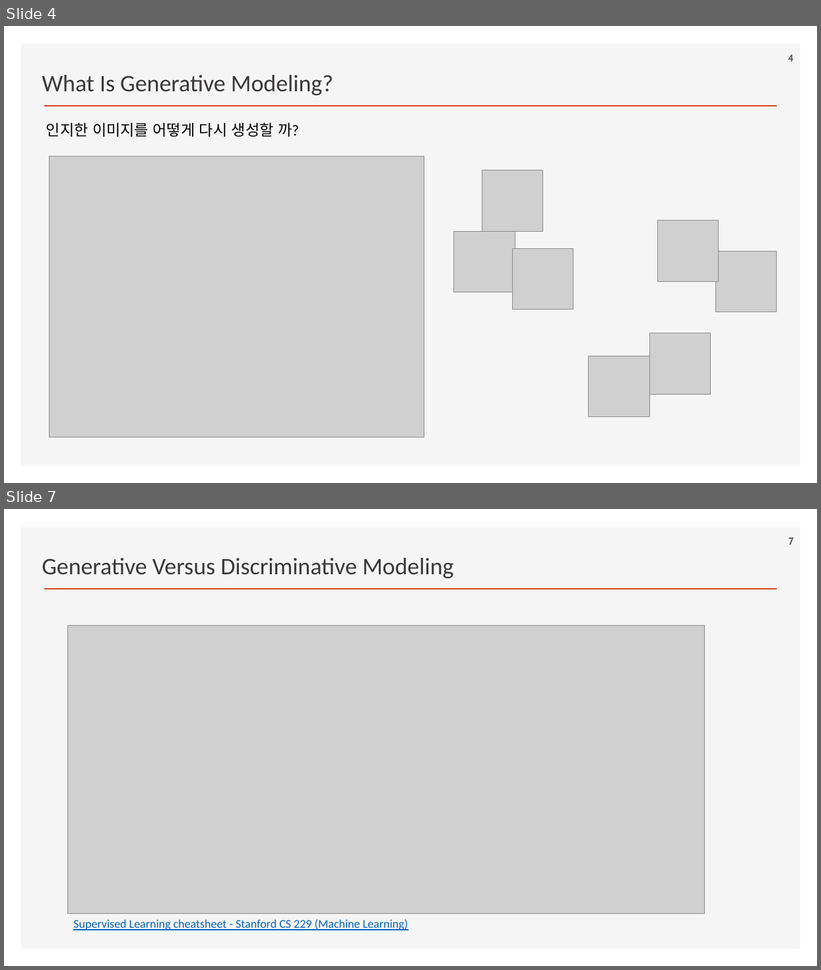
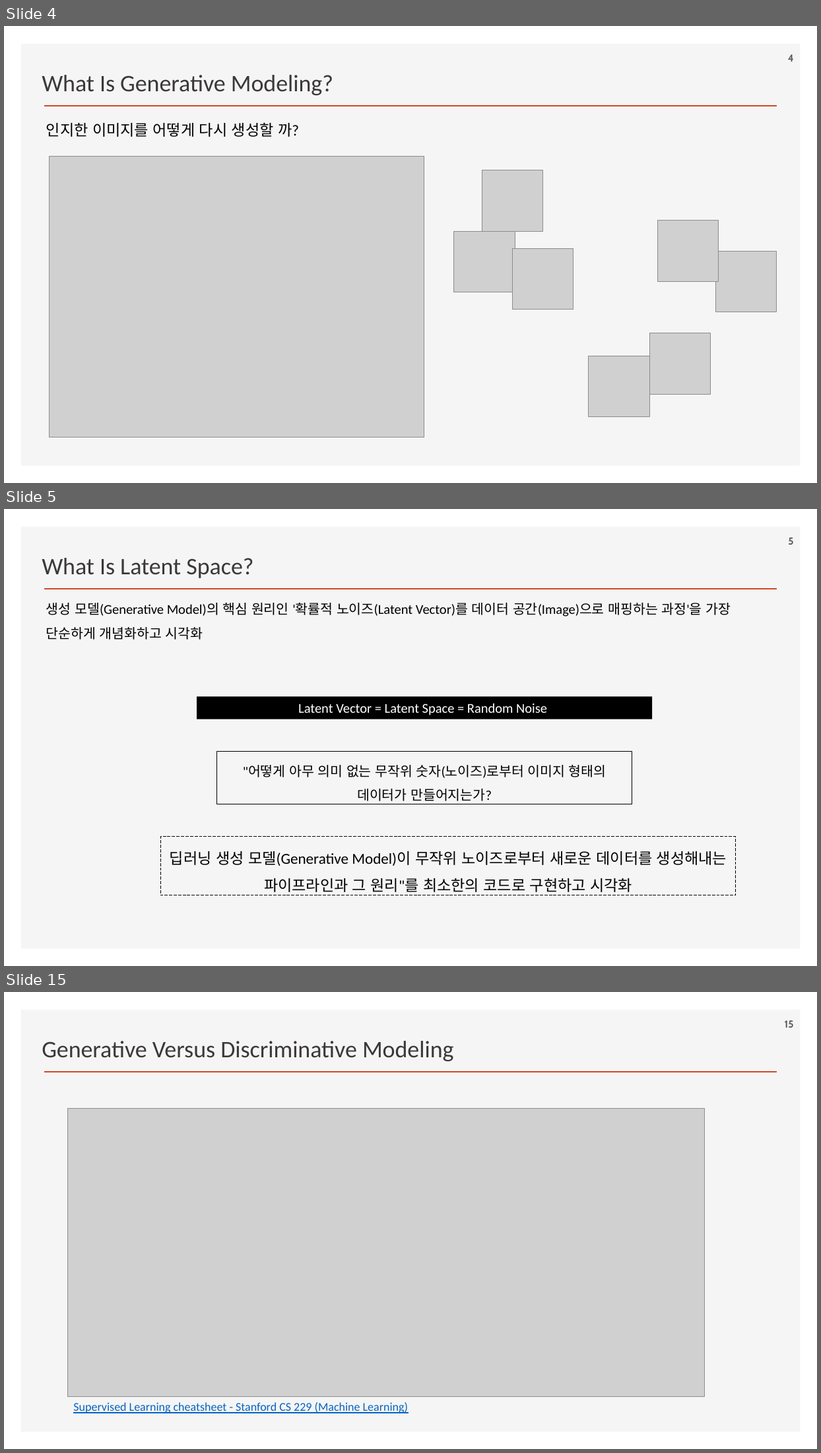
Before and after one commit to ancestor9/2026_Fall_Generative-Deep-Learning, a slide deck: Chapter 01 Generative Deep Learning.pptx. Shown one above the other, each under a label of ours: slides 4 and 7 before the commit, slides 4, 5 and 15 after it; the slides between them are not shown. The pictures are 821x970 and 821x1453 pixels, drawn with LibreOffice and Linux fonts; fonts in the diff are those of the drawing; grey boxes stand for pictures; background and template pictures are left out. Boxes give left, top, right and bottom in pixels: in the first picture for what was removed or moved away, otherwise in the second. Text is boxed around its words. In the diff, an @@ line names an element or a change of style, - is before the commit and + after.

```diff
--- a/Chapter 01 Generative Deep Learning.pptx
+++ b/Chapter 01 Generative Deep Learning.pptx
@@ slide 5 added at bbox=[4, 509, 817, 966], background #FFFFFF; not listed: 2 template elements that a slide beside it also shows @@
@@ page number added at bbox=[788, 537, 793, 545], 12 pt, text #595959, bold @@
+5
@@ text added at bbox=[42, 558, 253, 578], 28 pt, text #3B3838 @@
+What Is Latent Space?
@@ text added at bbox=[46, 603, 731, 640], 16 pt, text #000000 @@
+생성 모델(Generative Model)의 핵심 원리인 '확률적 노이즈(Latent Vector)를 데이터 공간(Image)으로 매핑하는 과정'을 가장 단순하게 개념화하고 시각화
@@ rectangle added at bbox=[197, 697, 652, 720], fill #000000, 16 pt, text #FFFFFF @@
+Latent Vector = Latent Space = Random Noise
@@ rectangle added at bbox=[217, 752, 632, 805], outline #000000 0.75 pt, 16 pt, text #000000 @@
+"어떻게 아무 의미 없는 무작위 숫자(노이즈)로부터 이미지 형태의 데이터가 만들어지는가?
@@ rectangle added at bbox=[161, 837, 736, 896], outline #000000 0.75 pt dashed, 18 pt, text #000000 @@
+딥러닝 생성 모델(Generative Model)이 무작위 노이즈로부터 새로운 데이터를 생성해내는 파이프라인과 그 원리"를 최소한의 코드로 구현하고 시각화
@@ what was slide 7 is now slide 15 @@
@@ page number at bbox=[785, 1020, 794, 1028]: text changed @@
-7
+15
```
Also in this commit, not shown: 2 slides changed, 7 other slides added.
